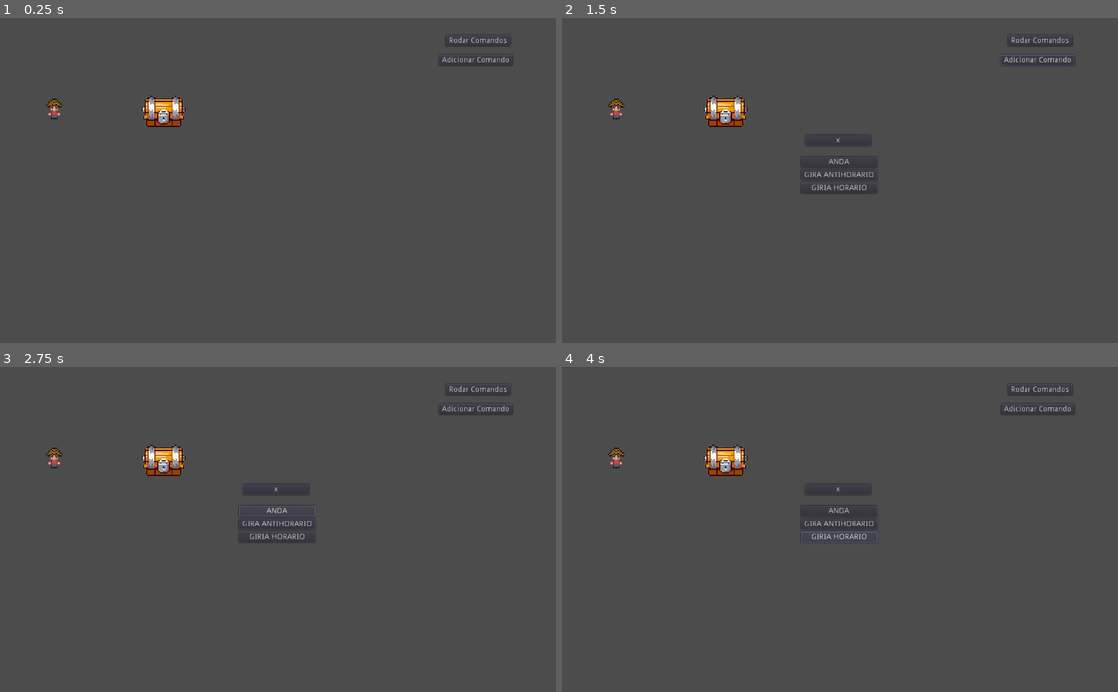
Above: before the commit, frames 1-4 (two rows, left to right).
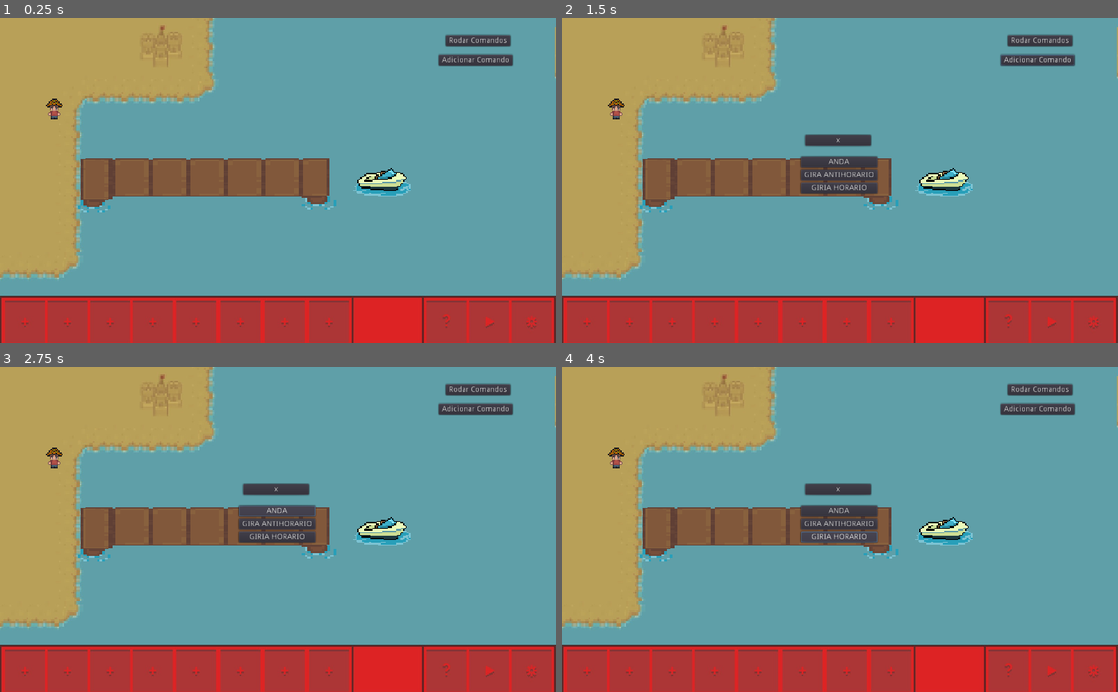
Above: after the commit, the same moments.

Repository: 2023M1T7-Inteli/grupo4
Game: Godot game, scene res://Puzzle/Fase1/Mapa.tscn
The game is run twice, just before and just after one commit, with the same random seed, the same clock (stepped at 60 frames per second) and the same inputs. This scene is started directly instead of the project's main scene.
Inputs:
- Up to frame 1 (0.25 s): no input
- Up to frame 2 (1.5 s): click "Adicionar Comando" at 0.5 s; click "Rodar Comandos" at 1.25 s
- Up to frame 3 (2.75 s): click "ANDA" at 2 s
- Up to frame 4 (4 s): click "GIRA ANTIHORARIO" at 2.75 s; click "GIRIA HORARIO" at 3.5 s

The runs differ from the first frame. In frame 1, 99% of the frame differs, in the area x 0-100%, y 0-100%; in frame 2, 97%; in frame 3, 97%; in frame 4, 97%.
Error in both runs: Attempt to call function '_addTask' in base 'null instance' on a null instance. (res://Puzzle/Interface/AdicionarBlocoModal/AdicionarBloco.gd:16)

Commit message:
background f1

Diff:
--- a/src/v2/Control.tscn
+++ b/src/v2/Control.tscn
@@ -1,6 +1,31 @@
-[gd_scene load_steps=3 format=2]
+[gd_scene load_steps=6 format=2]
 
 [ext_resource path="res://PressStart2P.ttf" type="DynamicFontData" id=1]
+
+[sub_resource type="StyleBoxFlat" id=2]
+bg_color = Color( 0.6, 0.6, 0.6, 0 )
+
+[sub_resource type="StyleBoxFlat" id=3]
+bg_color = Color( 0.6, 0.6, 0.6, 0 )
+
+[sub_resource type="Theme" id=4]
+RichTextLabel/colors/default_color = Color( 1, 1, 1, 1 )
+RichTextLabel/colors/font_color_selected = Color( 0.49, 0.49, 0.49, 1 )
+RichTextLabel/colors/font_color_shadow = Color( 0, 0, 0, 0 )
+RichTextLabel/colors/selection_color = Color( 0.1, 0.1, 1, 0.8 )
+RichTextLabel/constants/line_separation = 1
+RichTextLabel/constants/shadow_as_outline = 0
+RichTextLabel/constants/shadow_offset_x = 1
+RichTextLabel/constants/shadow_offset_y = 1
+RichTextLabel/constants/table_hseparation = 3
+RichTextLabel/constants/table_vseparation = 3
+RichTextLabel/fonts/bold_font = null
+RichTextLabel/fonts/bold_italics_font = null
+RichTextLabel/fonts/italics_font = null
+RichTextLabel/fonts/mono_font = null
+RichTextLabel/fonts/normal_font = null
+RichTextLabel/styles/focus = SubResource( 2 )
+RichTextLabel/styles/normal = SubResource( 3 )
 
 [sub_resource type="DynamicFont" id=1]
 size = 7
@@ -19,6 +44,7 @@
 margin_top = 115.0
 margin_right = 316.0
 margin_bottom = 211.0
+theme = SubResource( 4 )
 custom_fonts/normal_font = SubResource( 1 )
 meta_underlined = false
 text = "
--- a/src/v2/Puzzle/Fase1/Mapa.tscn
+++ b/src/v2/Puzzle/Fase1/Mapa.tscn
@@ -1,15 +1,120 @@
-[gd_scene load_steps=5 format=2]
+[gd_scene load_steps=9 format=2]
 
 [ext_resource path="res://Puzzle/Player/Player.tscn" type="PackedScene" id=1]
 [ext_resource path="res://Puzzle/Fase1/Mapa.gd" type="Script" id=2]
 [ext_resource path="res://Puzzle/Interface/GerenciadorDeBloco/GerenciadorDeBloco.tscn" type="PackedScene" id=3]
 [ext_resource path="res://Bau/bau.tscn" type="PackedScene" id=4]
+[ext_resource path="res://pixil-fase 1.png" type="Texture" id=5]
+[ext_resource path="res://pixil-barco.png" type="Texture" id=6]
+[ext_resource path="res://background-fase1.jpeg" type="Texture" id=7]
+
+[sub_resource type="TileSet" id=1]
+0/name = "pixil-fase 1.png 0"
+0/texture = ExtResource( 5 )
+0/tex_offset = Vector2( 0, 0 )
+0/modulate = Color( 1, 1, 1, 1 )
+0/region = Rect2( 64, 192, 32, 32 )
+0/tile_mode = 0
+0/occluder_offset = Vector2( 0, 0 )
+0/navigation_offset = Vector2( 0, 0 )
+0/shape_offset = Vector2( 0, 0 )
+0/shape_transform = Transform2D( 1, 0, 0, 1, 0, 0 )
+0/shape_one_way = false
+0/shape_one_way_margin = 0.0
+0/shapes = [  ]
+0/z_index = 0
+1/name = "pixil-fase 1.png 1"
+1/texture = ExtResource( 5 )
+1/tex_offset = Vector2( 0, 0 )
+1/modulate = Color( 1, 1, 1, 1 )
+1/region = Rect2( 64, 192, 128, 128 )
+1/tile_mode = 0
+1/occluder_offset = Vector2( 0, 0 )
+1/navigation_offset = Vector2( 0, 0 )
+1/shape_offset = Vector2( 0, 0 )
+1/shape_transform = Transform2D( 1, 0, 0, 1, 0, 0 )
+1/shape_one_way = false
+1/shape_one_way_margin = 0.0
+1/shapes = [  ]
+1/z_index = 0
+2/name = "pixil-fase 1.png 2"
+2/texture = ExtResource( 5 )
+2/tex_offset = Vector2( 0, 0 )
+2/modulate = Color( 1, 1, 1, 1 )
+2/region = Rect2( 192, 192, 128, 128 )
+2/tile_mode = 0
+2/occluder_offset = Vector2( 0, 0 )
+2/navigation_offset = Vector2( 0, 0 )
+2/shape_offset = Vector2( 0, 0 )
+2/shape_transform = Transform2D( 1, 0, 0, 1, 0, 0 )
+2/shape_one_way = false
+2/shape_one_way_margin = 0.0
+2/shapes = [  ]
+2/z_index = 0
+3/name = "pixil-fase 1.png 3"
+3/texture = ExtResource( 5 )
+3/tex_offset = Vector2( 0, 0 )
+3/modulate = Color( 1, 1, 1, 1 )
+3/region = Rect2( 320, 192, 128, 128 )
+3/tile_mode = 0
+3/occluder_offset = Vector2( 0, 0 )
+3/navigation_offset = Vector2( 0, 0 )
+3/shape_offset = Vector2( 0, 0 )
+3/shape_transform = Transform2D( 1, 0, 0, 1, 0, 0 )
+3/shape_one_way = false
+3/shape_one_way_margin = 0.0
+3/shapes = [  ]
+3/z_index = 0
+4/name = "pixil-fase 1.png 4"
+4/texture = ExtResource( 5 )
+4/tex_offset = Vector2( 0, 0 )
+4/modulate = Color( 1, 1, 1, 1 )
+4/region = Rect2( 448, 192, 128, 128 )
+4/tile_mode = 0
+4/occluder_offset = Vector2( 0, 0 )
+4/navigation_offset = Vector2( 0, 0 )
+4/shape_offset = Vector2( 0, 0 )
+4/shape_transform = Transform2D( 1, 0, 0, 1, 0, 0 )
+4/shape_one_way = false
+4/shape_one_way_margin = 0.0
+4/shapes = [  ]
+4/z_index = 0
+5/name = "pixil-barco.png 5"
+5/texture = ExtResource( 6 )
+5/tex_offset = Vector2( 0, 0 )
+5/modulate = Color( 1, 1, 1, 1 )
+5/region = Rect2( 480, 64, 128, 128 )
+5/tile_mode = 0
+5/occluder_offset = Vector2( 0, 0 )
+5/navigation_offset = Vector2( 0, 0 )
+5/shape_offset = Vector2( 0, 0 )
+5/shape_transform = Transform2D( 1, 0, 0, 1, 0, 0 )
+5/shape_one_way = false
+5/shape_one_way_margin = 0.0
+5/shapes = [  ]
+5/z_index = 0
 
 [node name="Mapa" type="Node2D"]
 script = ExtResource( 2 )
 
 [node name="Player" parent="." instance=ExtResource( 1 )]
 z_index = 1
+
+[node name="bau" parent="." instance=ExtResource( 4 )]
+position = Vector2( 128, 88 )
+scale = Vector2( 4, 4 )
+
+[node name="Sprite" type="Sprite" parent="."]
+
+[node name="Background-fase1" type="Sprite" parent="Sprite"]
+position = Vector2( 512, 303 )
+scale = Vector2( 0.64, 0.677778 )
+texture = ExtResource( 7 )
+
+[node name="TileMap" type="TileMap" parent="."]
+tile_set = SubResource( 1 )
+format = 1
+tile_data = PoolIntArray( 262146, 1, 0, 262148, 2, 0, 262150, 3, 0, 262152, 4, 0, 262154, 5, 0 )
 
 [node name="GerenciadorDeBloos" parent="." instance=ExtResource( 3 )]
 margin_left = 808.0
@@ -24,8 +129,4 @@
 margin_bottom = 52.0
 text = "Rodar Comandos"
 
-[node name="bau" parent="." instance=ExtResource( 4 )]
-position = Vector2( 128, 88 )
-scale = Vector2( 4, 4 )
-
 [connection signal="pressed" from="Play" to="Player" method="_on_Play_pressed"]
--- a/src/v2/world.gd
+++ b/src/v2/world.gd
@@ -8,3 +8,7 @@
 
 func _on_Area2D_body_exited(body):
 	get_tree().current_scene.remove_child(preloadMensagem)
+
+
+func _on_Area2D_area_shape_entered(area_rid, area, area_shape_index, local_shape_index):
+	get_tree().change_scene("res://Puzzle/Fase1/Mapa.tscn")
--- a/src/v2/world.tscn
+++ b/src/v2/world.tscn
@@ -10,6 +10,7 @@
 [ext_resource path="res://pixil-frame-0 (10).png" type="Texture" id=8]
 [ext_resource path="res://imagem_2023-03-06_153002257-removebg-preview.png" type="Texture" id=9]
 [ext_resource path="res://world.gd" type="Script" id=10]
+[ext_resource path="res://pixil-placa F1.png" type="Texture" id=11]
 
 [sub_resource type="TileSet" id=1]
 0/name = "tiles_all.png 0"
@@ -575,6 +576,13 @@
 [node name="CollisionShape2D3" type="CollisionShape2D" parent="StaticBody2D"]
 shape = SubResource( 7 )
 
+[node name="placaF1" type="Sprite" parent="."]
+position = Vector2( 646, 99 )
+scale = Vector2( 0.265625, 0.322222 )
+texture = ExtResource( 11 )
+
+[node name="Area2D" type="Area2D" parent="placaF1"]
+
 [node name="placa" type="Sprite" parent="."]
 position = Vector2( 201, 112 )
 scale = Vector2( 0.03, 0.03 )
@@ -587,5 +595,7 @@
 scale = Vector2( 0.999999, 0.999999 )
 shape = SubResource( 8 )
 
+[connection signal="frame_changed" from="placaF1" to="." method="_on_placaF1_frame_changed"]
+[connection signal="area_shape_entered" from="placaF1/Area2D" to="." method="_on_Area2D_area_shape_entered"]
 [connection signal="body_entered" from="placa/Area2D" to="." method="_on_Area2D_body_entered"]
 [connection signal="body_exited" from="placa/Area2D" to="." method="_on_Area2D_body_exited"]
Binary file added: src/v2/background-fase1.jpeg
Not shown, added: src/v2/background-fase1.jpeg.import
Binary file added: src/v2/pixil-barco.png
Not shown, added: src/v2/pixil-barco.png.import
Binary file added: src/v2/pixil-fase 1.png
Not shown, added: src/v2/pixil-fase 1.png.import
Binary file removed: src/v2/pixil-frame-0 (8).png
Binary file added: src/v2/pixil-placa F1.png
Not shown, added: src/v2/pixil-placa F1.png.import
Binary file added: src/v2/pixil_pier.png
Not shown, added: src/v2/pixil_pier.png.import
Not shown: 1 places in src/v2/world.tscn that only renumber resources
